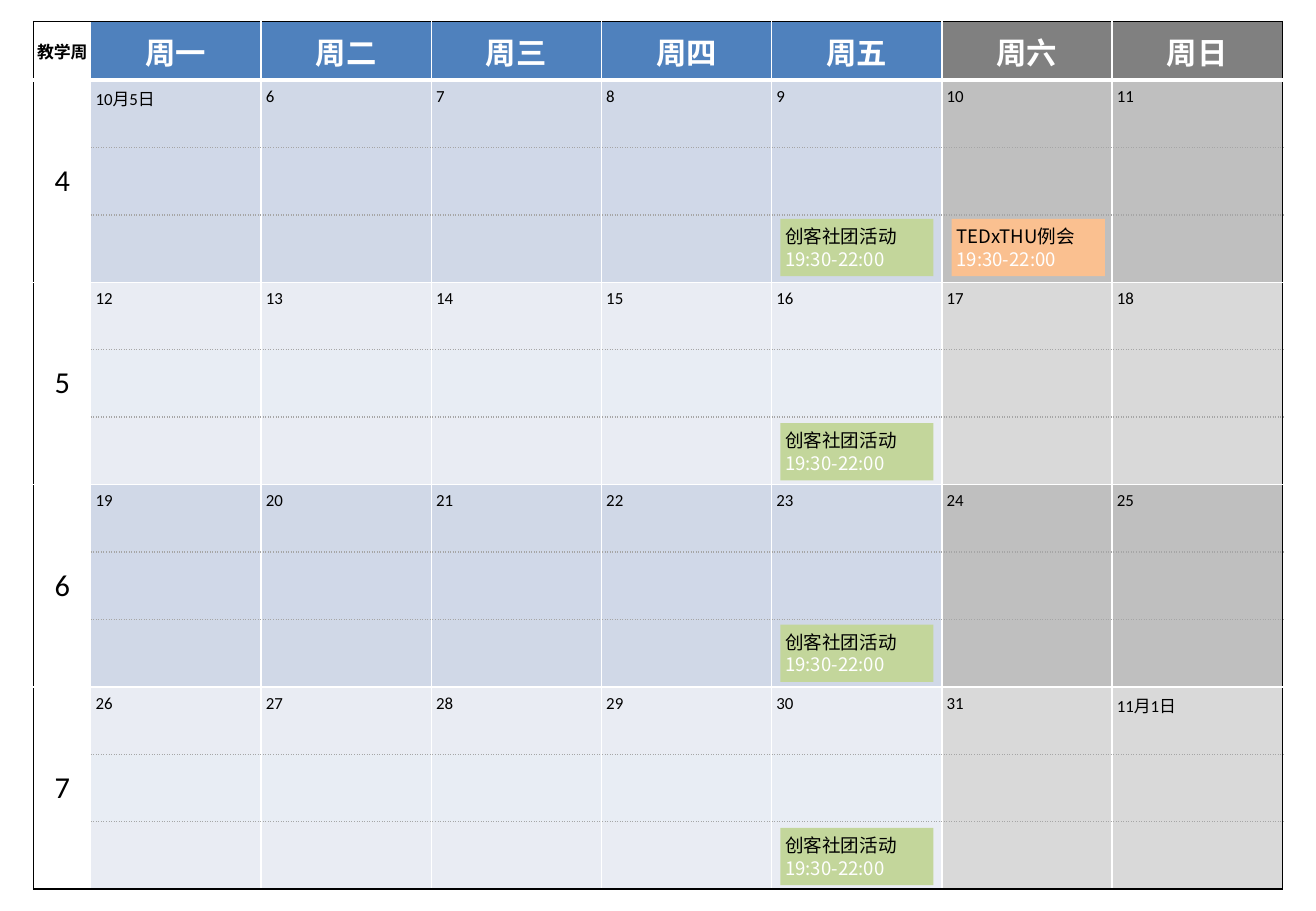
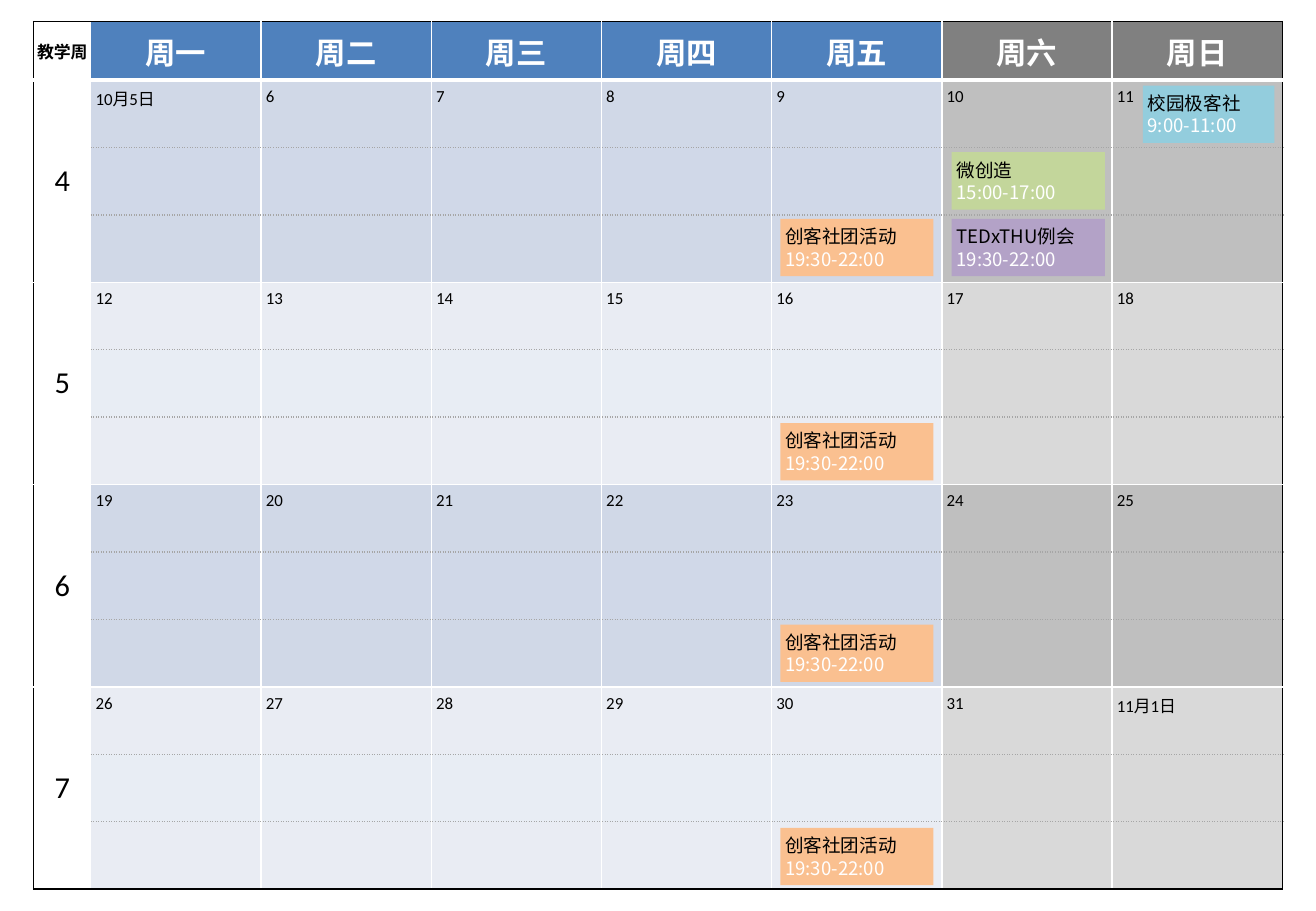
Before and after one commit to woodyme/i.center_my_workzone, a slide deck: slide 1 of 训练中心创客交叉融合空间建设/admin/新大楼规划建设/创客空间使用月历.pptx. Drawn at 1316x911 pixels with LibreOffice and Linux fonts; fonts in the diff are those of the drawing. Boxes give left, top, right and bottom in pixels: in the first picture for what was removed or moved away, otherwise in the second. Text is boxed around its words. In the diff, an @@ line names an element or a change of style, - is before the commit and + after.

Commit message:
update 创客空间使用月历

```diff
--- a/训练中心创客交叉融合空间建设/admin/新大楼规划建设/创客空间使用月历.pptx
+++ b/训练中心创客交叉融合空间建设/admin/新大楼规划建设/创客空间使用月历.pptx
@@ rectangle added at bbox=[1143, 86, 1275, 143], fill #93CDDD, 11 pt, text #FFFFFF @@
+校园极客社
+9:00-11:00
@@ rectangle added at bbox=[951, 152, 1105, 209], fill #C3D69B, 11 pt, text #FFFFFF @@
+微创造
+15:00-17:00
@@ rectangle "TEDxTHU例会" at bbox=[951, 219, 1105, 276]: fill #FAC090 to #B3A2C7 @@
@@ fill #C3D69B to #FAC090 in 4 elements at bbox=[780, 219, 933, 276], bbox=[780, 423, 933, 480], bbox=[780, 625, 933, 682], bbox=[780, 829, 933, 886] @@
```
Also in this commit, not shown: 1 other slide changed.
